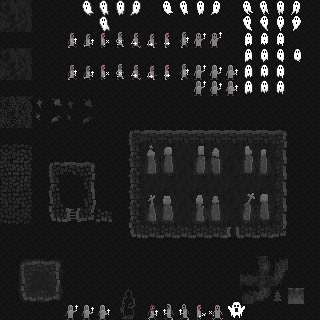
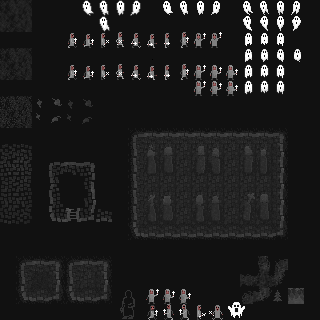
Revision of a layered 320x320 image; what changed, layer by layer:
added layer "Eingefügte Ebene #3" above "Eingefügte Ebene #2" over [144, 145, 272, 224]
added layer "Eingefügte Ebene #2" above "Eingefügte Ebene #1" over [0, 0, 304, 320]
hid "Eingefügte Ebene #1", painted on it over [0, 0, 304, 320]
hid "Ebene" over [131, 132, 284, 236]
hid "Ebene #4", painted on it over [0, 0, 320, 320]
showed "Layer" over [0, 0, 320, 320]
